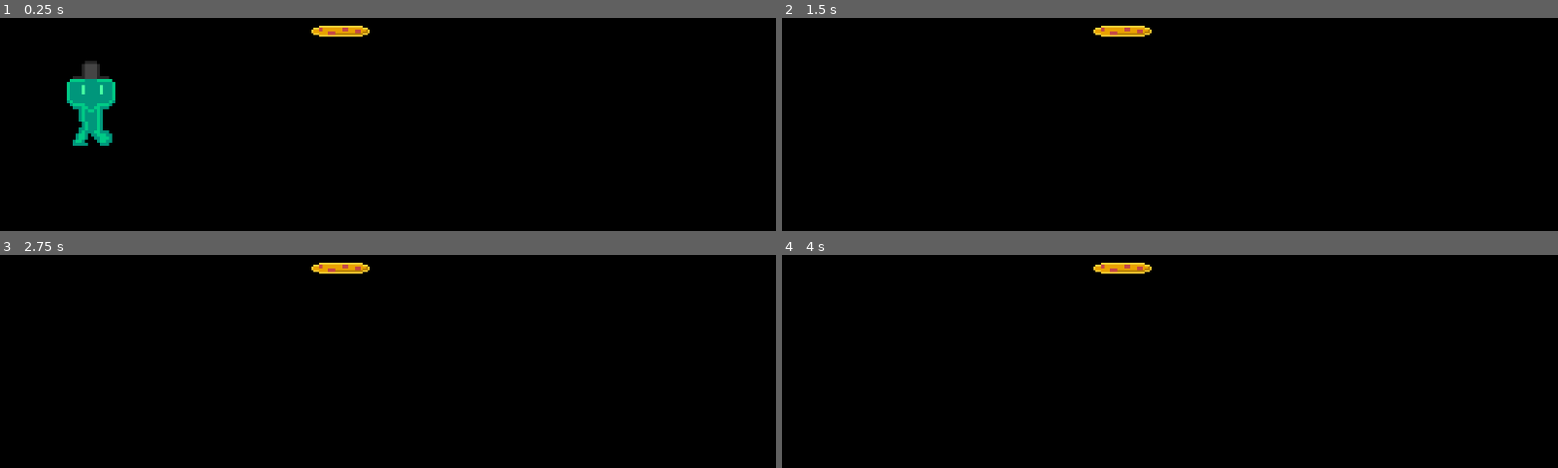
Above: before the commit, frames 1-4 (two rows, left to right).
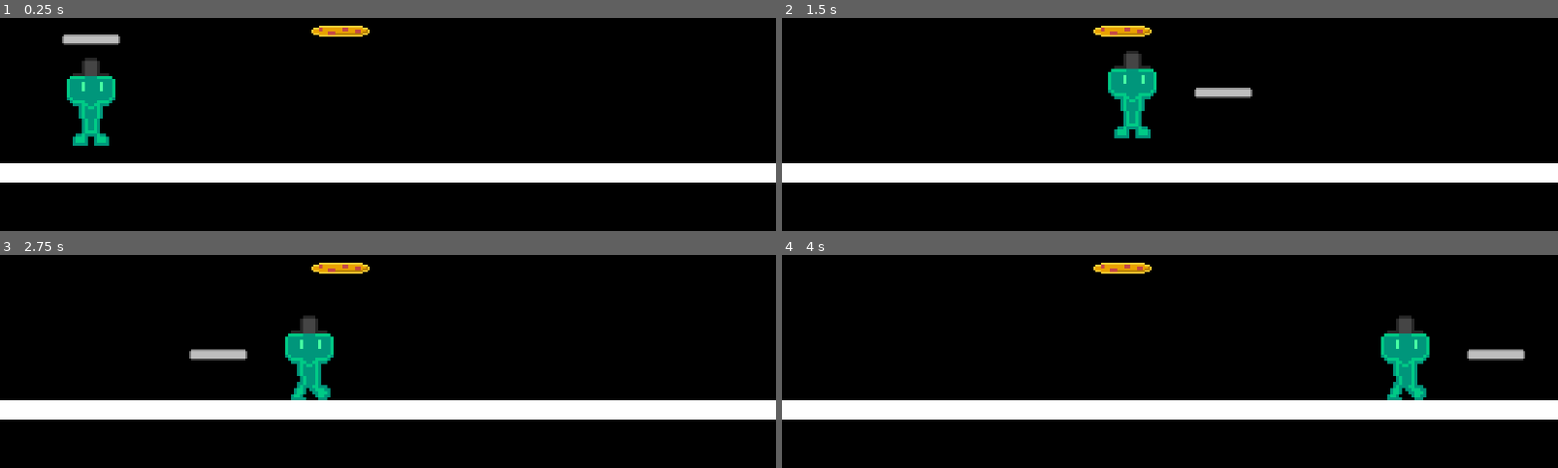
Above: after the commit, the same moments.

Repository: solarcosmic/PizzaCollect
Game: Godot game, scene res://main.tscn
The game is run twice, just before and just after one commit, with the same random seed, the same clock (stepped at 60 frames per second) and the same inputs.
Inputs:
- Up to frame 1 (0.25 s): no input
- Up to frame 2 (1.5 s): tap Enter (ui_accept) at 0.5, 0.6 s; hold Right (ui_right) from 0.53 s (still down); tap Space (jump, bound only after the commit) at 0.77, 0.8, 1.07, 1.35 s
- Up to frame 3 (2.75 s): tap Space (jump, bound only after the commit) at 1.52, 1.82, 2.3 s; tap Enter (ui_accept) at 1.55, 2.1 s; release Right (ui_right) at 2.03 s; hold Left (ui_left) from 2.03 s (still down)
- Up to frame 4 (4 s): release Left (ui_left) at 2.78 s; hold Right (ui_right) from 2.78 s (still down); tap Enter (ui_accept) at 2.85 s; tap Space (jump, bound only after the commit) at 3.02, 3.32, 3.6, 3.77 s

The runs differ from the first frame. In frame 1, 10% of the frame differs, in the area x 0-100%, y 7-78%; in frame 2, 11%; in frame 3, 11%; in frame 4, 11%, in the area x 0-100%, y 28-78%.

Commit message:
Add Block, Tray & Animations

Diff:
--- /dev/null
+++ b/assets/Block.tscn
@@ -0,0 +1,14 @@
+[gd_scene load_steps=3 format=3 uid="uid://bchfu3cbn1ere"]
+
+[ext_resource type="Texture2D" uid="uid://cxr3rkbc2jahl" path="res://assets/white.png" id="1_0fkls"]
+
+[sub_resource type="RectangleShape2D" id="RectangleShape2D_ia5r0"]
+size = Vector2(32, 32)
+
+[node name="Block" type="StaticBody2D"]
+
+[node name="CollisionShape2D" type="CollisionShape2D" parent="."]
+shape = SubResource("RectangleShape2D_ia5r0")
+
+[node name="Sprite2D" type="Sprite2D" parent="."]
+texture = ExtResource("1_0fkls")
--- a/main.tscn
+++ b/main.tscn
@@ -1,9 +1,12 @@
-[gd_scene load_steps=11 format=3 uid="uid://cq6op1rwo6hub"]
+[gd_scene load_steps=14 format=3 uid="uid://cq6op1rwo6hub"]
 
 [ext_resource type="Script" uid="uid://byvi4xrhh62bc" path="res://scripts/Player.gd" id="1_1bvp3"]
 [ext_resource type="Texture2D" uid="uid://d5gq534bw5ub" path="res://assets/pizza.png" id="1_ig7tw"]
 [ext_resource type="Texture2D" uid="uid://ckjnq02pg18j6" path="res://assets/green_dude.png" id="2_lquwl"]
 [ext_resource type="Texture2D" uid="uid://ng0lhxxvdewv" path="res://assets/green_dude-Sheet.png" id="3_7mycd"]
+[ext_resource type="Texture2D" uid="uid://dg58ed6kx4ilt" path="res://assets/tray.png" id="5_7mycd"]
+[ext_resource type="Script" uid="uid://c6e0bnbjrwi8p" path="res://scripts/Tray.gd" id="5_272bh"]
+[ext_resource type="PackedScene" uid="uid://bchfu3cbn1ere" path="res://assets/Block.tscn" id="5_lquwl"]
 
 [sub_resource type="RectangleShape2D" id="RectangleShape2D_7dm0k"]
 size = Vector2(16, 30)
@@ -72,6 +75,12 @@
 sprite_frames = SubResource("SpriteFrames_efxa6")
 animation = &"run"
 
+[node name="Tray" type="Sprite2D" parent="CharacterBody2D"]
+position = Vector2(27.6, 1)
+scale = Vector2(0.6, 0.6)
+texture = ExtResource("5_7mycd")
+script = ExtResource("5_272bh")
+
 [node name="Camera2D" type="Camera2D" parent="."]
 offset = Vector2(640, 360)
 
@@ -81,3 +90,9 @@
 position = Vector2(562, 390)
 scale = Vector2(3, 3)
 texture = ExtResource("1_ig7tw")
+
+[node name="Platform" type="Node2D" parent="."]
+
+[node name="Block" parent="Platform" instance=ExtResource("5_lquwl")]
+position = Vector2(640, 624)
+scale = Vector2(40, 1)
--- a/project.godot
+++ b/project.godot
@@ -10,7 +10,7 @@
 
 [application]
 
-config/name="GravityFlip"
+config/name="PizzaCollect"
 run/main_scene="uid://cq6op1rwo6hub"
 config/features=PackedStringArray("4.4", "Forward Plus")
 config/icon="res://icon.svg"
@@ -27,6 +27,30 @@
 
 enabled=PackedStringArray("res://addons/godot_super-wakatime/plugin.cfg")
 
+[input]
+
+left={
+"deadzone": 0.2,
+"events": [Object(InputEventKey,"resource_local_to_scene":false,"resource_name":"","device":-1,"window_id":0,"alt_pressed":false,"shift_pressed":false,"ctrl_pressed":false,"meta_pressed":false,"pressed":false,"keycode":0,"physical_keycode":65,"key_label":0,"unicode":97,"location":0,"echo":false,"script":null)
+, Object(InputEventKey,"resource_local_to_scene":false,"resource_name":"","device":-1,"window_id":0,"alt_pressed":false,"shift_pressed":false,"ctrl_pressed":false,"meta_pressed":false,"pressed":false,"keycode":0,"physical_keycode":4194319,"key_label":0,"unicode":0,"location":0,"echo":false,"script":null)
+, Object(InputEventJoypadMotion,"resource_local_to_scene":false,"resource_name":"","device":-1,"axis":0,"axis_value":-1.0,"script":null)
+]
+}
+right={
+"deadzone": 0.2,
+"events": [Object(InputEventKey,"resource_local_to_scene":false,"resource_name":"","device":-1,"window_id":0,"alt_pressed":false,"shift_pressed":false,"ctrl_pressed":false,"meta_pressed":false,"pressed":false,"keycode":0,"physical_keycode":68,"key_label":0,"unicode":100,"location":0,"echo":false,"script":null)
+, Object(InputEventKey,"resource_local_to_scene":false,"resource_name":"","device":-1,"window_id":0,"alt_pressed":false,"shift_pressed":false,"ctrl_pressed":false,"meta_pressed":false,"pressed":false,"keycode":0,"physical_keycode":4194321,"key_label":0,"unicode":0,"location":0,"echo":false,"script":null)
+, Object(InputEventJoypadMotion,"resource_local_to_scene":false,"resource_name":"","device":-1,"axis":0,"axis_value":1.0,"script":null)
+]
+}
+jump={
+"deadzone": 0.2,
+"events": [Object(InputEventKey,"resource_local_to_scene":false,"resource_name":"","device":-1,"window_id":0,"alt_pressed":false,"shift_pressed":false,"ctrl_pressed":false,"meta_pressed":false,"pressed":false,"keycode":0,"physical_keycode":32,"key_label":0,"unicode":32,"location":0,"echo":false,"script":null)
+, Object(InputEventKey,"resource_local_to_scene":false,"resource_name":"","device":-1,"window_id":0,"alt_pressed":false,"shift_pressed":false,"ctrl_pressed":false,"meta_pressed":false,"pressed":false,"keycode":0,"physical_keycode":4194320,"key_label":0,"unicode":0,"location":0,"echo":false,"script":null)
+, Object(InputEventJoypadButton,"resource_local_to_scene":false,"resource_name":"","device":-1,"button_index":0,"pressure":0.0,"pressed":false,"script":null)
+]
+}
+
 [rendering]
 
 textures/canvas_textures/default_texture_filter=0
--- a/scripts/Player.gd
+++ b/scripts/Player.gd
@@ -1,9 +1,9 @@
 extends CharacterBody2D
 
 
-const SPEED = 300.0
+const SPEED = 450.0
 const JUMP_VELOCITY = -400.0
-
+@onready var animation: AnimatedSprite2D = $AnimatedSprite2D
 
 func _physics_process(delta: float) -> void:
 	# Add the gravity.
@@ -11,15 +11,20 @@
 		velocity += get_gravity() * delta
 
 	# Handle jump.
-	if Input.is_action_just_pressed("ui_accept") and is_on_floor():
+	if Input.is_action_just_pressed("jump") and is_on_floor():
 		velocity.y = JUMP_VELOCITY
 
 	# Get the input direction and handle the movement/deceleration.
 	# As good practice, you should replace UI actions with custom gameplay actions.
-	var direction := Input.get_axis("ui_left", "ui_right")
+	var direction := Input.get_axis("left", "right")
 	if direction:
 		velocity.x = direction * SPEED
+		if is_on_floor():
+			animation.play("run")
+		else:
+			animation.play("idle")
 	else:
 		velocity.x = move_toward(velocity.x, 0, SPEED)
+		animation.play("idle")
 
 	move_and_slide()
--- /dev/null
+++ b/scripts/Tray.gd
@@ -0,0 +1,15 @@
+extends Sprite2D
+
+@export var side_offset: Vector2 = Vector2(30, 0)
+@export var idle_offset: Vector2 = Vector2(0, -20)
+@export var smoothness: float = 15.0
+
+func _process(delta: float) -> void:
+	var player = get_parent()
+	if player and player is CharacterBody2D:
+		var target_offset = idle_offset
+		if player.velocity.x > 0:
+			target_offset = side_offset
+		elif player.velocity.x < 0:
+			target_offset = Vector2(-side_offset.x, side_offset.y)
+		position = position.lerp(target_offset, delta * smoothness)
Binary file added: assets/tray.aseprite
Binary file added: assets/tray.png
Not shown, added: assets/tray.png.import
Binary file added: assets/white.png
Not shown, added: assets/white.png.import
Not shown, added: scripts/Tray.gd.uid
